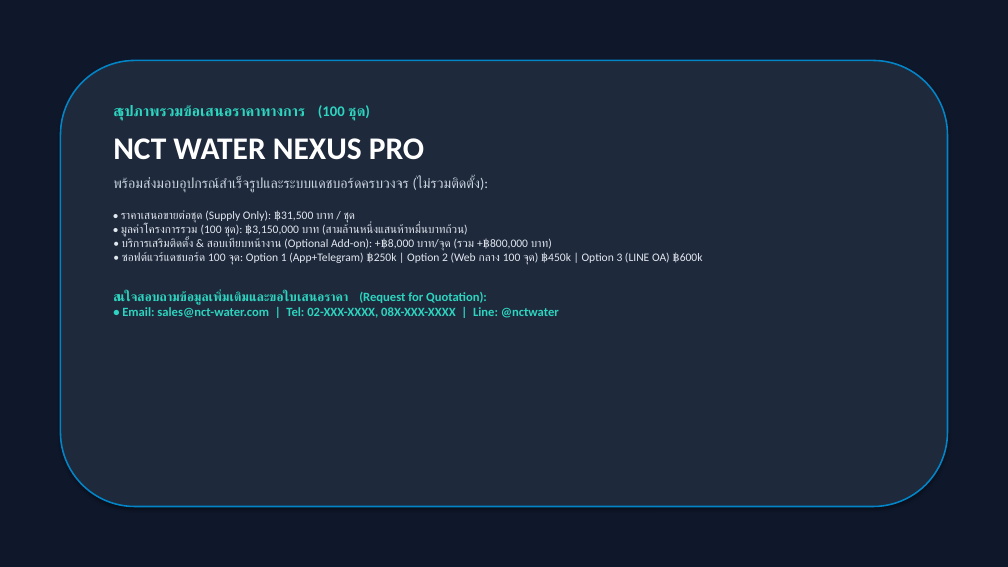
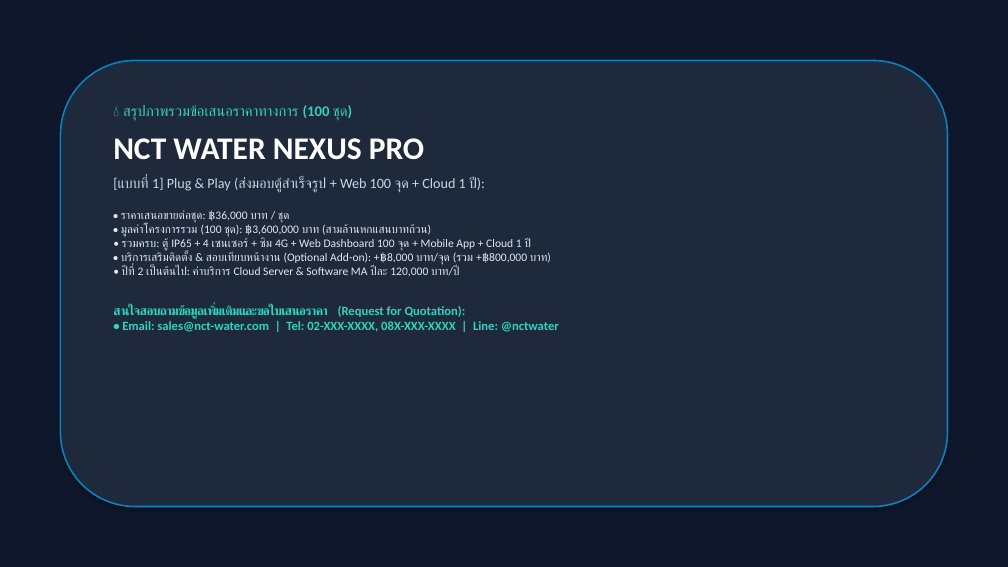
Before and after one commit to WoobWarb/nct-water-nexus, a slide deck: slide 8 of NCT_Water_Nexus_Report_and_Pricing.pptx. Drawn at 1008x567 pixels with LibreOffice and Linux fonts; fonts in the diff are those of the drawing. Boxes give left, top, right and bottom in pixels: in the first picture for what was removed or moved away, otherwise in the second. Text is boxed around its words. In the diff, an @@ line names an element or a change of style, - is before the commit and + after.

Commit message:
Update official pricing to Plug & Play bundled (฿36,000/set | ฿3,600,000 total including Web 100 Nodes + Cloud 1 Year)

```diff
--- a/NCT_Water_Nexus_Report_and_Pricing.pptx
+++ b/NCT_Water_Nexus_Report_and_Pricing.pptx
@@ text at bbox=[118, 177, 551, 276]: text changed @@
-พร้อมส่งมอบอุปกรณ์สำเร็จรูปและระบบแดชบอร์ดครบวงจร (ไม่รวมติดตั้ง):
-• ราคาเสนอขายต่อชุด (Supply Only): ฿31,500 บาท / ชุด
-• มูลค่าโครงการรวม (100 ชุด): ฿3,150,000 บาท (สามล้านหนึ่งแสนห้าหมื่นบาทถ้วน)
-• บริการเสริมติดตั้ง & สอบเทียบหน้างาน (Optional Add-on): +฿8,000 บาท/จุด (รวม +฿800,000 บาท)
-• ซอฟต์แวร์แดชบอร์ด 100 จุด: Option 1 (App+Telegram) ฿250k | Option 2 (Web กลาง 100 จุด) ฿450k | Option 3 (LINE OA) ฿600k
+[แบบที่ 1] Plug & Play (ส่งมอบตู้สำเร็จรูป + Web 100 จุด + Cloud 1 ปี):
+• ราคาเสนอขายต่อชุด: ฿36,000 บาท / ชุด
+• มูลค่าโครงการรวม (100 ชุด): ฿3,600,000 บาท (สามล้านหกแสนบาทถ้วน)
+• รวมครบ: ตู้ IP65 + 4 เซนเซอร์ + ซิม 4G + Web Dashboard 100 จุด + Mobile App + Cloud 1 ปี
+• บริการเสริมติดตั้ง & สอบเทียบหน้างาน (Optional Add-on): +฿8,000 บาท/จุด (รวม +฿800,000 บาท)
+• ปีที่ 2 เป็นต้นไป: ค่าบริการ Cloud Server & Software MA ปีละ 120,000 บาท/ปี
```
Also in this commit, not shown: 2 other slides changed, 9 other files.
